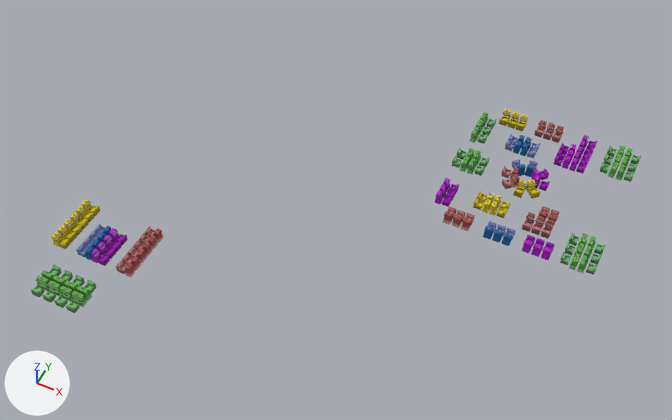
The glTF model vegas-101/assets/models/vegas_slots.glb, before and after one commit.
Before and after are seen from a 50 mm lens placed at (-160.0, -335.0, 366.0), pointed at (-303.0, -48.0, 7.0). The lights are fixed; the arrows at lower left show +X, +Y and +Z. The picture after the commit comes second. Vertices at exactly the same position are counted once.

The first picture shows 'Roblox reference geometry'.
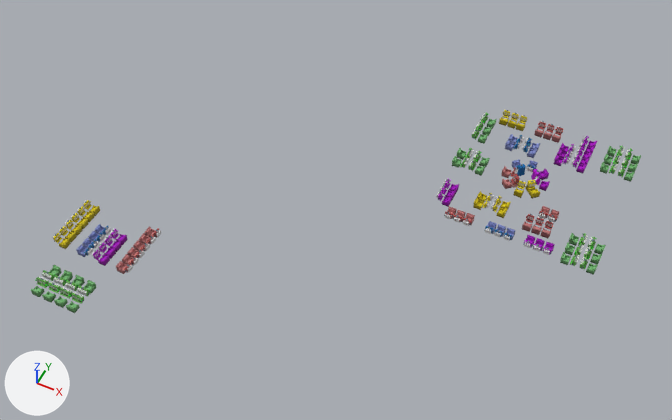
What differs and where, as boxes [x1, y1, x2, y2] in the pictures (672 x 420 px):
'Roblox reference geometry', reshaped: before [31, 108, 641, 313]; after [31, 110, 641, 313]
part 1 of me_roblox_reference_geometry, deleted: before [37, 108, 631, 305]
part 2 of me_roblox_reference_geometry, cut back: before [435, 117, 630, 270]
part 3 of me_roblox_reference_geometry, cut back: before [37, 204, 164, 307]; after [37, 276, 87, 297]

What changed in the scene script:
```text
Change me_roblox_reference_geometry:
    used by ob_roblox_reference_geometry; location = (0.0, 0.0, 0.0)
    remove me_roblox_reference_geometry.from_pydata(...)  # 29064 vertices, 43408 faces; spans x -424.0..-173.0, y -158.0..64.0, z 1.0..10.0
    add me_roblox_reference_geometry.from_pydata(...)  # 24024 vertices, 35848 faces; spans x -423.0..-173.0, y -158.0..64.0, z 1.0..10.0
    me_roblox_reference_geometry part 1: 276 loose pieces with 2172 vertices, spanning x -424.0..-178.0, y -153.0..64.0, z 1.0..9.0, are deleted
    me_roblox_reference_geometry part 2: 67 vertices moved within x -259.0..-178.0, y -26.0..64.0, z 5.0..6.0; 1844 vertices removed from x -263.0..-173.0, y -26.0..64.0, z 2.0..9.0
    me_roblox_reference_geometry part 3: 30 vertices moved within x -413.0..-379.0, y -152.0..-103.0, z 4.0..7.0; 1024 vertices removed from x -423.0..-376.0, y -158.0..-99.0, z 1.0..7.0
```
